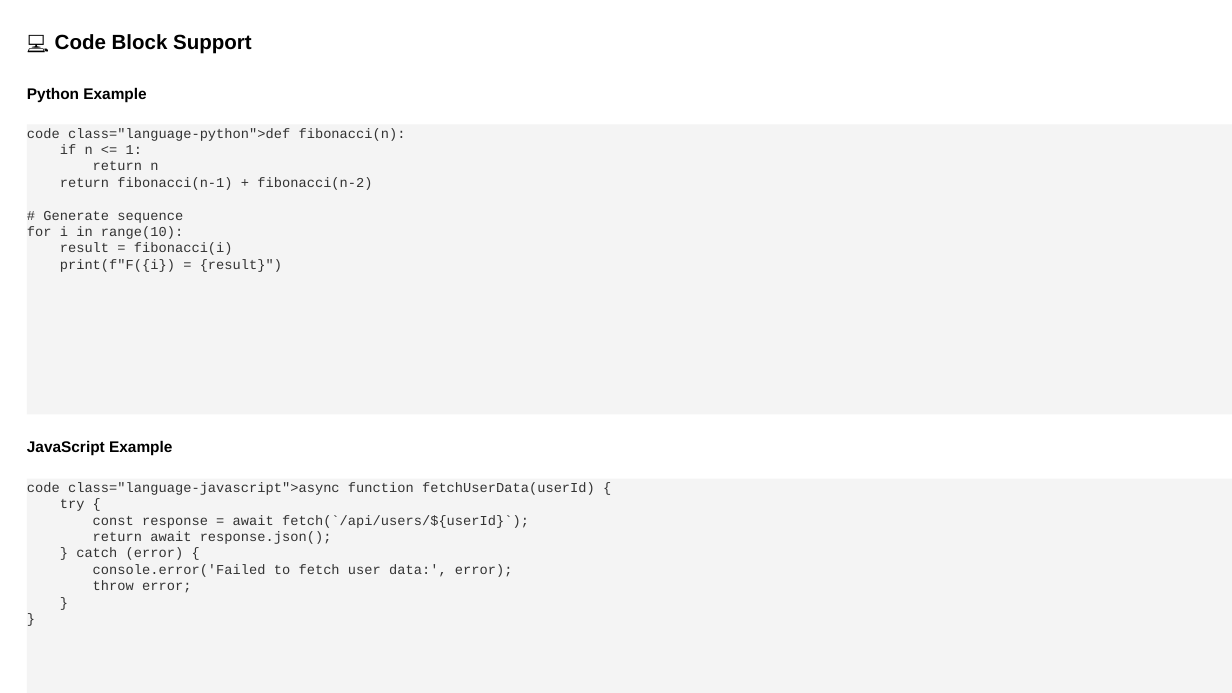
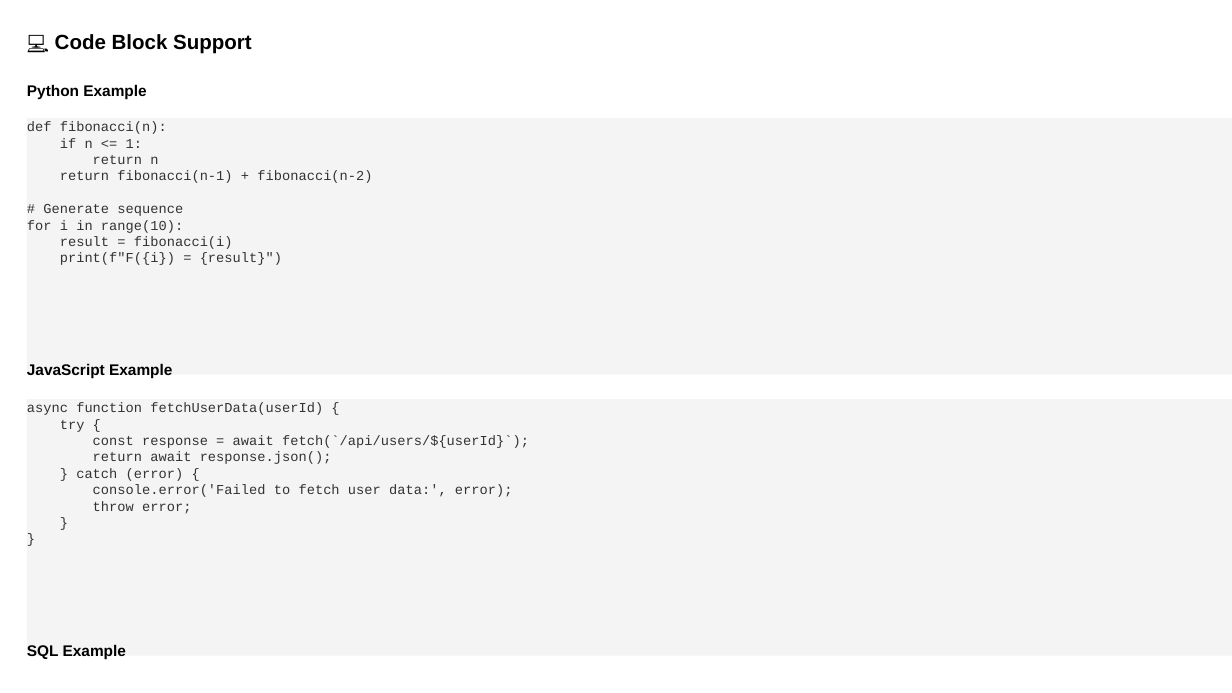
Before and after one commit to louisazhou/slidegenerator, a slide deck: slide 5 of output/comprehensive_demo_default.pptx. Drawn at 1232x693 pixels with LibreOffice and Linux fonts; fonts in the diff are those of the drawing. Boxes give left, top, right and bottom in pixels: in the first picture for what was removed or moved away, otherwise in the second. Text is boxed around its words. In the diff, an @@ line names an element or a change of style, - is before the commit and + after.

```diff
--- a/output/comprehensive_demo_default.pptx
+++ b/output/comprehensive_demo_default.pptx
@@ text "Python Example": place and size @@
-text "Python Example" at <box>27,87,146,103</box>
+text "Python Example" at <box>27,84,146,99</box>
@@ rectangle "def fibonacci(n): if n <= ...": place and size @@
-rectangle "def fibonacci(n): if n <= ..." at <box>27,124,1232,414</box>
+rectangle "def fibonacci(n): if n <= ..." at <box>27,118,1232,375</box>
@@ text in rectangle at <box>27,121,372,265</box>: text changed @@
-code class="language-python">def fibonacci(n):
-if n <= 1:
-return n
-return fibonacci(n-1) + fibonacci(n-2)
-# Generate sequence
-for i in range(10):
-result = fibonacci(i)
-print(f"F({i}) = {result}")
+def fibonacci(n):
+if n <= 1:
+return n
+return fibonacci(n-1) + fibonacci(n-2)
+# Generate sequence
+for i in range(10):
+result = fibonacci(i)
+print(f"F({i}) = {result}")
@@ text "JavaScript Example": place and size @@
-text "JavaScript Example" at <box>27,440,172,456</box>
+text "JavaScript Example" at <box>27,363,172,379</box>
@@ text in rectangle at <box>27,402,529,514</box>: text changed @@
-code class="language-javascript">async function fetchUserData(userId) {
-try {
-const response = await fetch(`/api/users/${userId}`);
-return await response.json();
-} catch (error) {
-console.error('Failed to fetch user data:', error);
-throw error;
-}
-}
+async function fetchUserData(userId) {
+try {
+const response = await fetch(`/api/users/${userId}`);
+return await response.json();
+} catch (error) {
+console.error('Failed to fetch user data:', error);
+throw error;
+}
+}
@@ rectangle "async function fetchUserData(userId) { try ...": place and size @@
-rectangle "async function fetchUserData(userId) { try ..." at <box>27,479,1232,693</box>
+rectangle "async function fetchUserData(userId) { try ..." at <box>27,399,1232,655</box>
@@ text added at <box>27,644,126,660</box>, 9 pt, text #000000, bold @@
+SQL Example
```
Also in this commit, not shown: 19 other slides changed, 13 other files.
